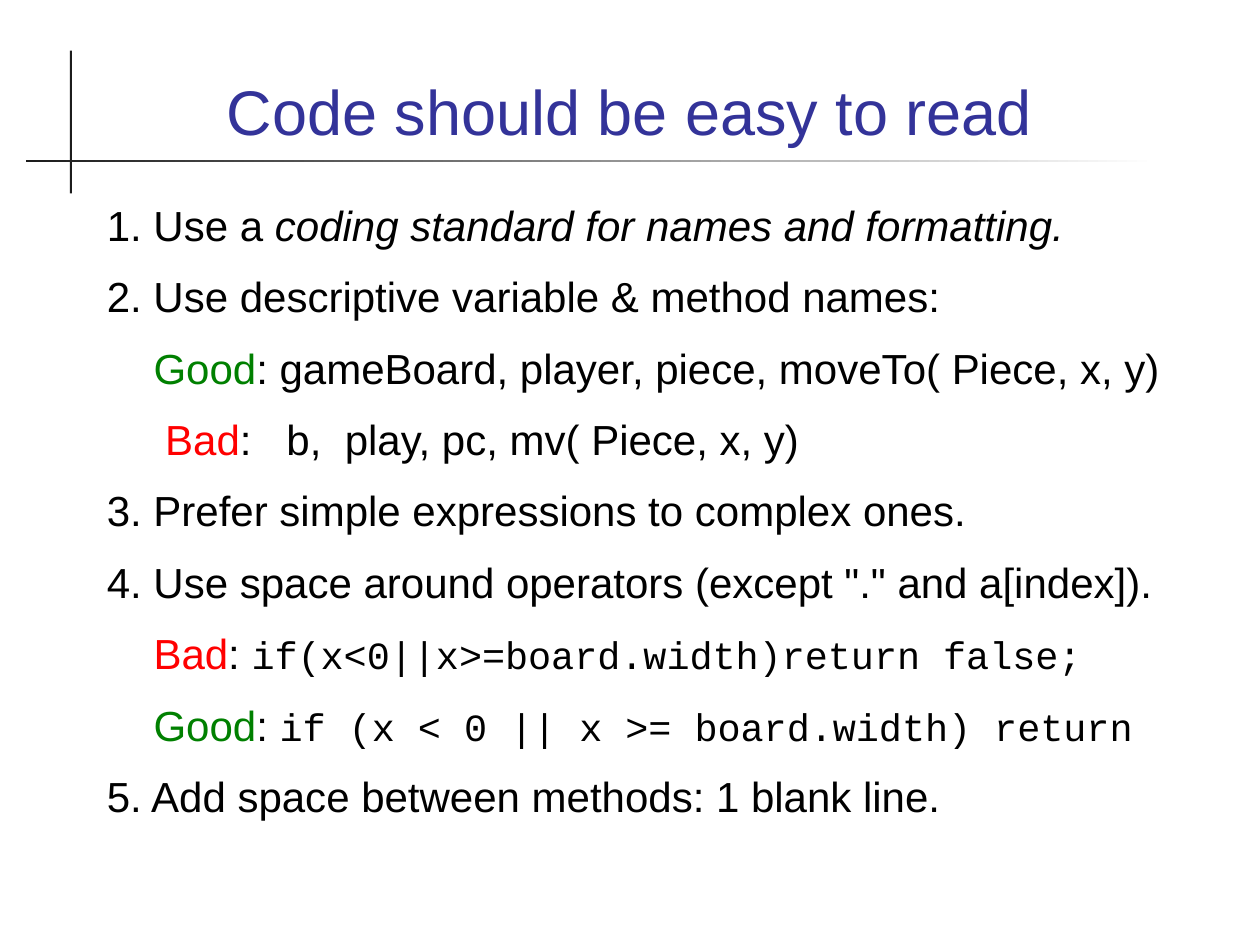
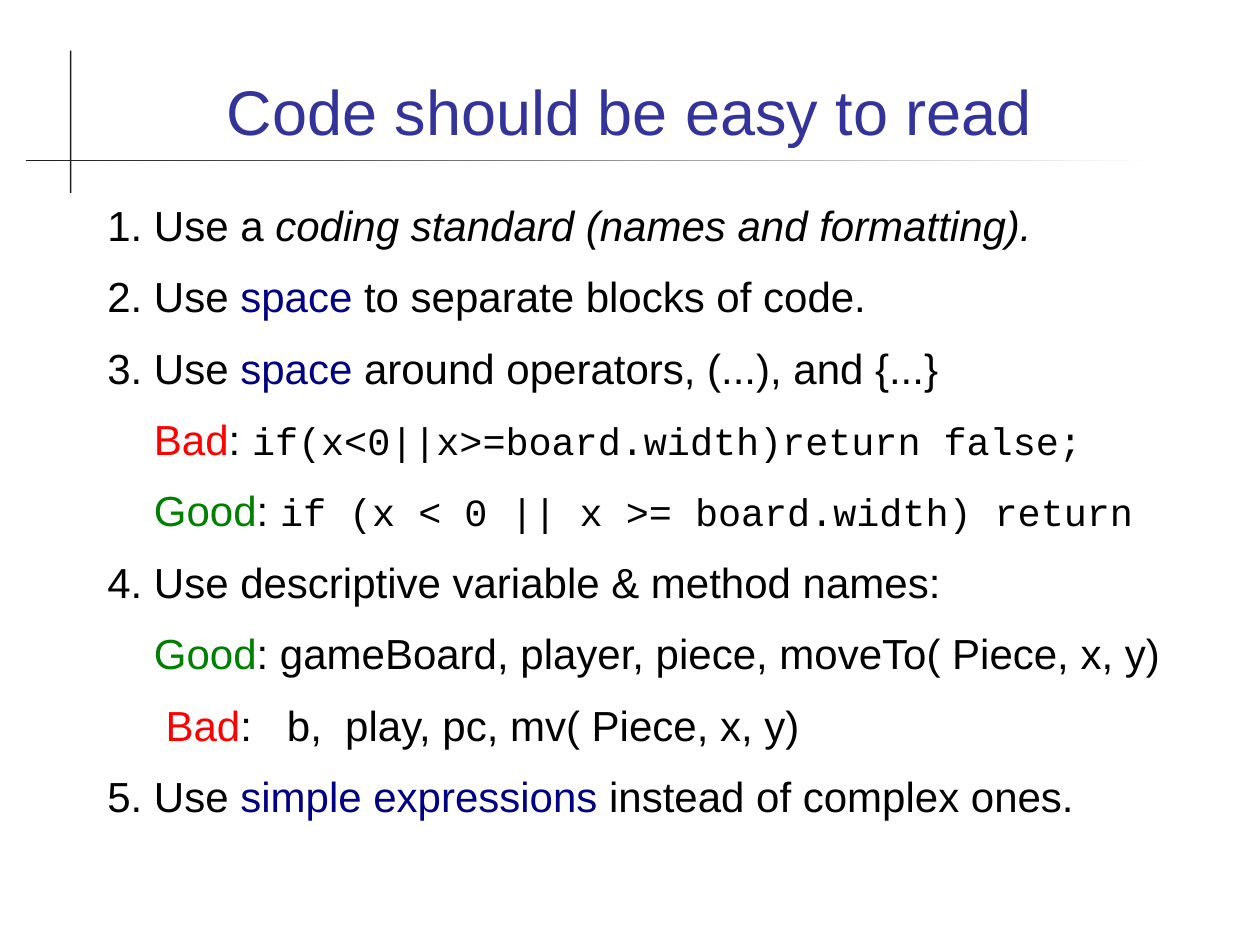
Before and after one commit to cpske/programming1, a slide deck: slide 4 of coding/Coding-Guidelines.ppt. Drawn at 1260x945 pixels with LibreOffice and Linux fonts; fonts in the diff are those of the drawing. Boxes give left, top, right and bottom in pixels: in the first picture for what was removed or moved away, otherwise in the second. Text is boxed around its words. In the diff, an @@ line names an element or a change of style, - is before the commit and + after.

Commit message:
update material on git and coding

```diff
--- a/coding/Coding-Guidelines.ppt
+++ b/coding/Coding-Guidelines.ppt
@@ text at box(107, 210, 1133, 606): text changed @@
-1. Use a coding standard for names and formatting.
-2. Use descriptive variable & method names:
+1. Use a coding standard (names and formatting).
+2. Use space to separate blocks of code.
+3. Use space around operators, (...), and {...}
+Bad: if(x<0||x>=board.width)return false;
+Good: if (x < 0 || x >= board.width) return
+4. Use descriptive variable & method names:
@@ text at box(107, 781, 1074, 820): text changed @@
-3. Prefer simple expressions to complex ones.
-4. Use space around operators (except "." and a[index]).
-Bad: if(x<0||x>=board.width)return false;
-Good: if (x < 0 || x >= board.width) return
-5. Add space between methods: 1 blank line.
+5. Use simple expressions instead of complex ones.
```
Also in this commit, not shown: 18 other slides changed, 16 slides added, 2 slides removed, 8 other files.
